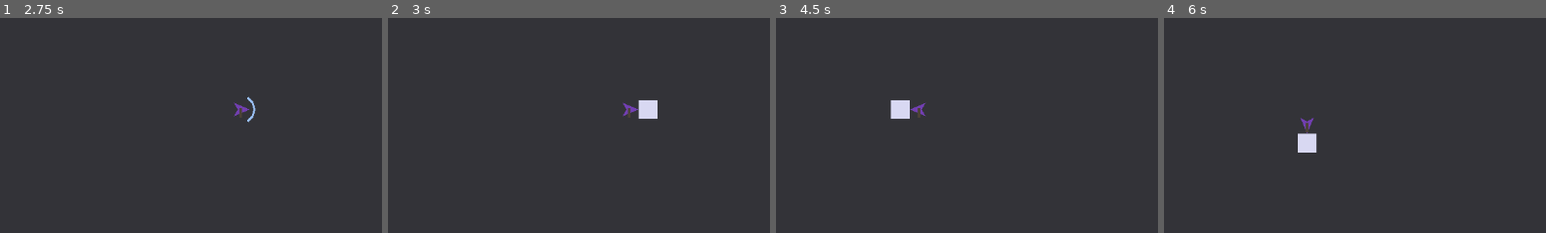
Above: before the commit, frames 1-4 (left to right).
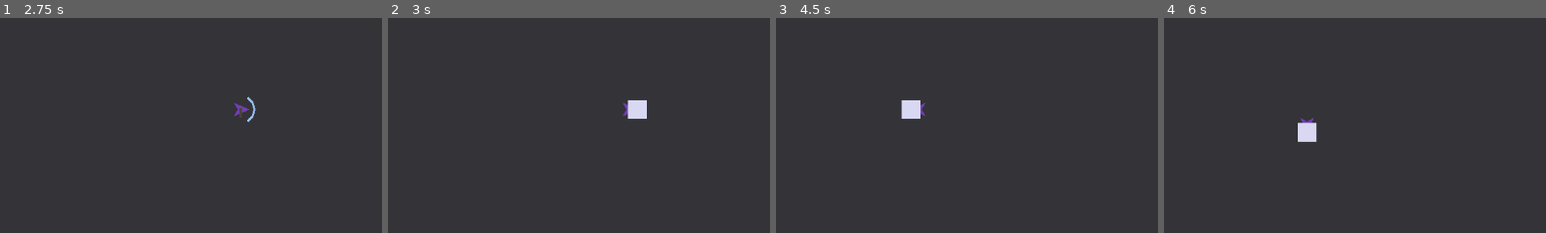
Above: after the commit, the same moments.

Repository: KrisUni/the-shattering
Game: Godot game, scene res://scenes/areas/dungeons/dungeons.tscn
Same seed, same stepped clock (60 frames per second), same inputs: the game is played once before the commit and once after it. This scene is started directly instead of the project's main scene.
Inputs (mouse positions are % of the whole screen's width and height, from its top left):
- Up to frame 1 (2.75 s): tap Enter at 0.5, 2 s; move the mouse to (72, 44) at 0.52 s; hold D (move_right) 0.53-1.25 s; hold Right mouse button (attack_heavy) 0.53-1.25 s; click (72, 44) at 0.67 s; tap F (jump) at 0.77 s; tap Space (roll) at 1.25 s; drag from (30, 54) to (50, 99) at 1.27 s; move the mouse to (60, 27) at 2.02 s; hold D (move_right) from 2.03 s (still down); hold Shift (block) from 2.03 s (still down)
- Up to frame 2 (3 s): release D (move_right) at 2.75 s; release Shift (block) at 2.75 s; drag from (45, 70) to (53, 49) at 2.77 s
- Up to frame 3 (4.5 s): tap Space (roll) at 3.5 s; move the mouse to (80, 65) at 3.52 s; hold A (move_left) 3.53-4.25 s; hold R (interact) 3.53-4.25 s; tap F (jump) at 3.77 s; drag from (20, 34) to (35, 24) at 4.27 s
- Up to frame 4 (6 s): tap Enter at 5 s; move the mouse to (55, 49) at 5.02 s; hold S (move_down) 5.03-5.75 s; tap E (parry) at 5.1 s; click (55, 49) at 5.17 s; tap Space (roll) at 5.75 s; drag from (35, 24) to (50, 99) at 5.77 s
The pictures show only the part of the screen within x 22-72%, y 28-78%; the shares and areas given below are measured in that part.

Frame 1 is identical in both runs. In frame 2, 0.5% of the frame differs, in the area x 62-71%, y 38-47%; in frame 3, 0.5%; in frame 4, 0.5%, in the area x 35-41%, y 48-63%.

Commit message:
Wake Almos stripped in Cell 3 (#56)
Co-Authored-By: Claude Sonnet 5.5 <noreply@anthropic.com>
Claude-Session: https://claude.ai/code/session_016aV3KzhdBDF2etqYWRJyZD

Diff:
--- a/scenes/areas/dungeons/dungeons.tscn
+++ b/scenes/areas/dungeons/dungeons.tscn
@@ -15,6 +15,7 @@
 pursuit_tuning = ExtResource("3_pursuit")
 
 [node name="Almos" parent="." instance=ExtResource("4_almos")]
+weapon = null
 
 [node name="Camera" type="Camera2D" parent="."]
 
--- a/scenes/areas/dungeons/store_room.tscn
+++ b/scenes/areas/dungeons/store_room.tscn
@@ -2,6 +2,8 @@
 
 [ext_resource type="Script" path="res://scripts/rooms/room.gd" id="1_room"]
 [ext_resource type="Script" path="res://scripts/rooms/room_exit.gd" id="2_exit"]
+[ext_resource type="PackedScene" path="res://scenes/world/weapon_pickup.tscn" id="3_pickup"]
+[ext_resource type="Resource" path="res://data/sword.tres" id="4_sword"]
 
 [sub_resource type="RectangleShape2D" id="Shape_16x648"]
 size = Vector2(16, 648)
@@ -21,6 +23,10 @@
 [node name="Floor" type="Polygon2D" parent="."]
 color = Color(0.16, 0.18, 0.24, 1)
 polygon = PackedVector2Array(0, 0, 1152, 0, 1152, 648, 0, 648)
+
+[node name="Sword" parent="." instance=ExtResource("3_pickup")]
+position = Vector2(576, 324)
+weapon = ExtResource("4_sword")
 
 [node name="Walls" type="Node2D" parent="."]
 
--- /dev/null
+++ b/test/test_dungeons_cell.gd
@@ -0,0 +1,68 @@
+extends GutTest
+## Cell 3 and the Store room: Almos wakes in the Dungeons stripped of his Weapon (and Armour) with
+## his Flasks, and his confiscated Weapon lies in the Store room.
+
+const WORLD_PATH := "res://scenes/areas/test_world.tscn"
+const DUNGEONS_PATH := "res://scenes/areas/dungeons/dungeons.tscn"
+const SWORD_PATH := "res://data/sword.tres"
+# In pixels. The size of the view the Dungeons is shown in: the project's default window.
+const VIEW_SIZE := Vector2i(1152, 648)
+
+
+func before_each() -> void:
+	WorldState.reset()
+	await get_tree().process_frame
+
+
+func after_each() -> void:
+	WorldState.reset()
+
+
+func _host_in_the_dungeons() -> AreaHost:
+	var view := SubViewport.new()
+	view.size = VIEW_SIZE
+	add_child_autofree(view)
+	var host := (load(WORLD_PATH) as PackedScene).instantiate() as AreaHost
+	host.start = DUNGEONS_PATH
+	view.add_child(host)
+	return host
+
+
+func test_almos_wakes_in_cell_3_with_no_weapon_in_hand_or_carried() -> void:
+	var host := _host_in_the_dungeons()
+	await wait_physics_frames(2)
+
+	var dungeons := host.current_space as DungeonsBuilding
+	assert_eq(dungeons.current_room, dungeons.room(&"cell_3"), "he should wake in Cell 3")
+	assert_eq(host.almos.weapons.carried.size(), 0, "he should carry no Weapon")
+	assert_null(host.almos.weapons.in_hand, "his hands should be empty")
+
+
+func test_almos_woken_without_a_weapon_attacks_unarmed() -> void:
+	var host := _host_in_the_dungeons()
+	await wait_physics_frames(2)
+
+	var attacks := host.almos.get_node("Attacks") as AlmosAttacks
+	assert_eq(attacks.weapon, host.almos.unarmed, "with empty hands his attacks should be Unarmed")
+
+
+func test_almos_wakes_with_his_flasks_full() -> void:
+	var host := _host_in_the_dungeons()
+	await wait_physics_frames(2)
+
+	var flasks := host.almos.flasks
+	assert_gt(flasks.health_charges_maximum, 0, "he should have Flasks")
+	assert_eq(flasks.health_charges, flasks.health_charges_maximum, "his Flasks should be full")
+
+
+func test_the_store_room_holds_his_sword_as_a_pickup() -> void:
+	var host := _host_in_the_dungeons()
+	await wait_physics_frames(2)
+
+	var dungeons := host.current_space as DungeonsBuilding
+	var swords: Array[WeaponPickup] = []
+	for child in dungeons.room(&"store_room").find_children("*", "WeaponPickup", true, false):
+		var pickup := child as WeaponPickup
+		if pickup.weapon == load(SWORD_PATH):
+			swords.append(pickup)
+	assert_eq(swords.size(), 1, "the Store room should hold one pickup with the sword")
Not shown, added: test/test_dungeons_cell.gd.uid
